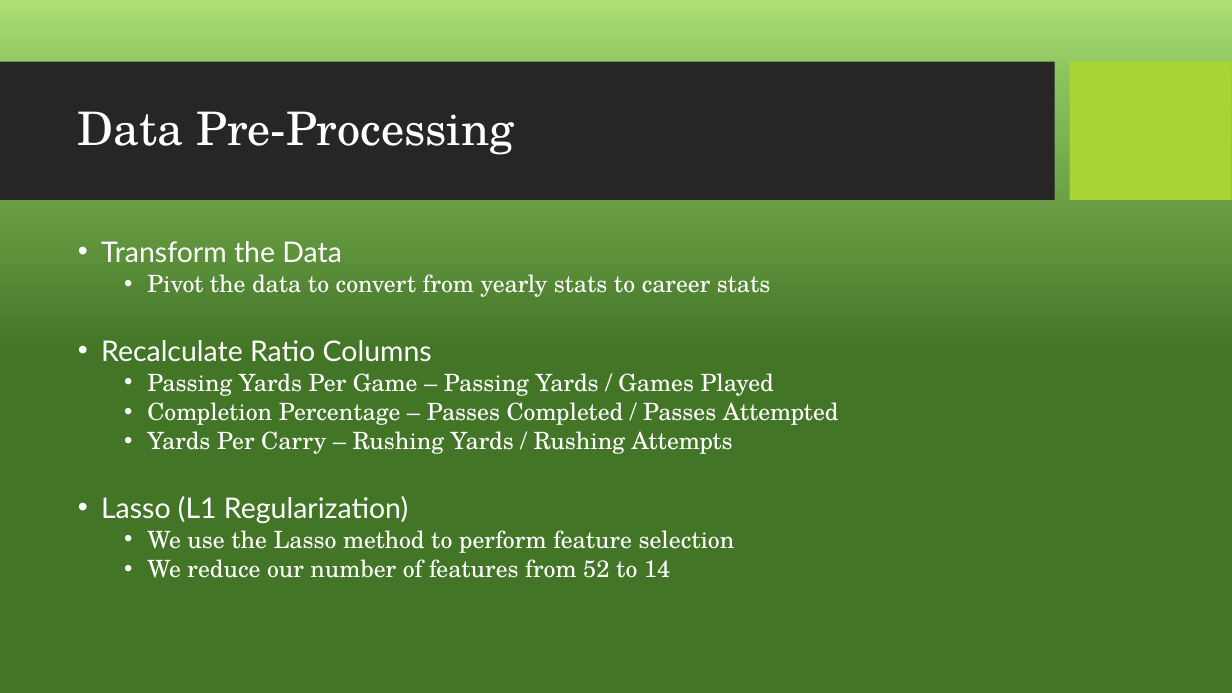
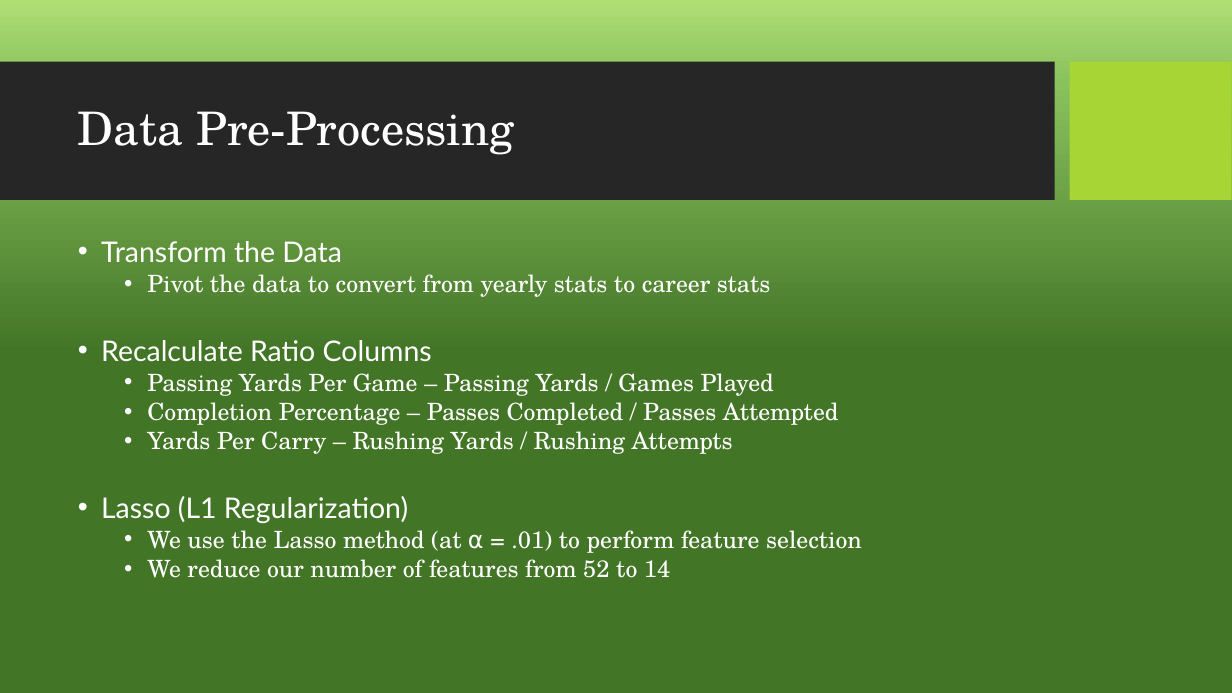
Before and after one commit to saminfeld/Springboard, a slide deck: slide 7 of Capstone Project 2/Capstone 2 Slides.pptx. Drawn at 1232x693 pixels with LibreOffice and Linux fonts; fonts in the diff are those of the drawing; background and template pictures are left out. Boxes give left, top, right and bottom in pixels: in the first picture for what was removed or moved away, otherwise in the second. Text is boxed around its words. In the diff, an @@ line names an element or a change of style, - is before the commit and + after.

```diff
--- a/Capstone Project 2/Capstone 2 Slides.pptx
+++ b/Capstone Project 2/Capstone 2 Slides.pptx
@@ text at box(147, 530, 862, 553): text changed @@
-  • We use the Lasso method to perform feature selection
+  • We use the Lasso method (at ⍺ = .01) to perform feature selection
```
Also in this commit, not shown: 3 other slides changed, 37 other files.
